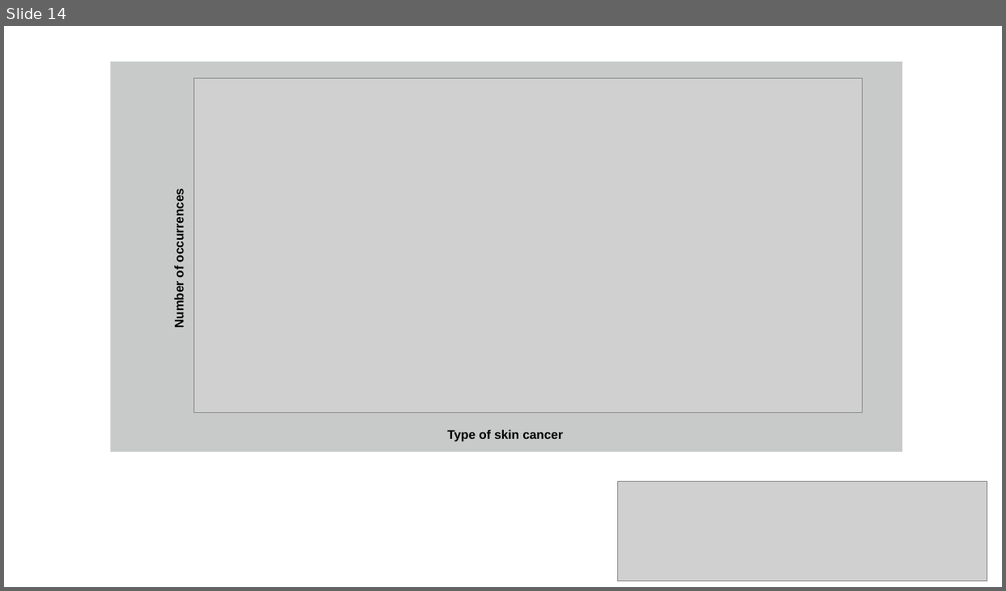
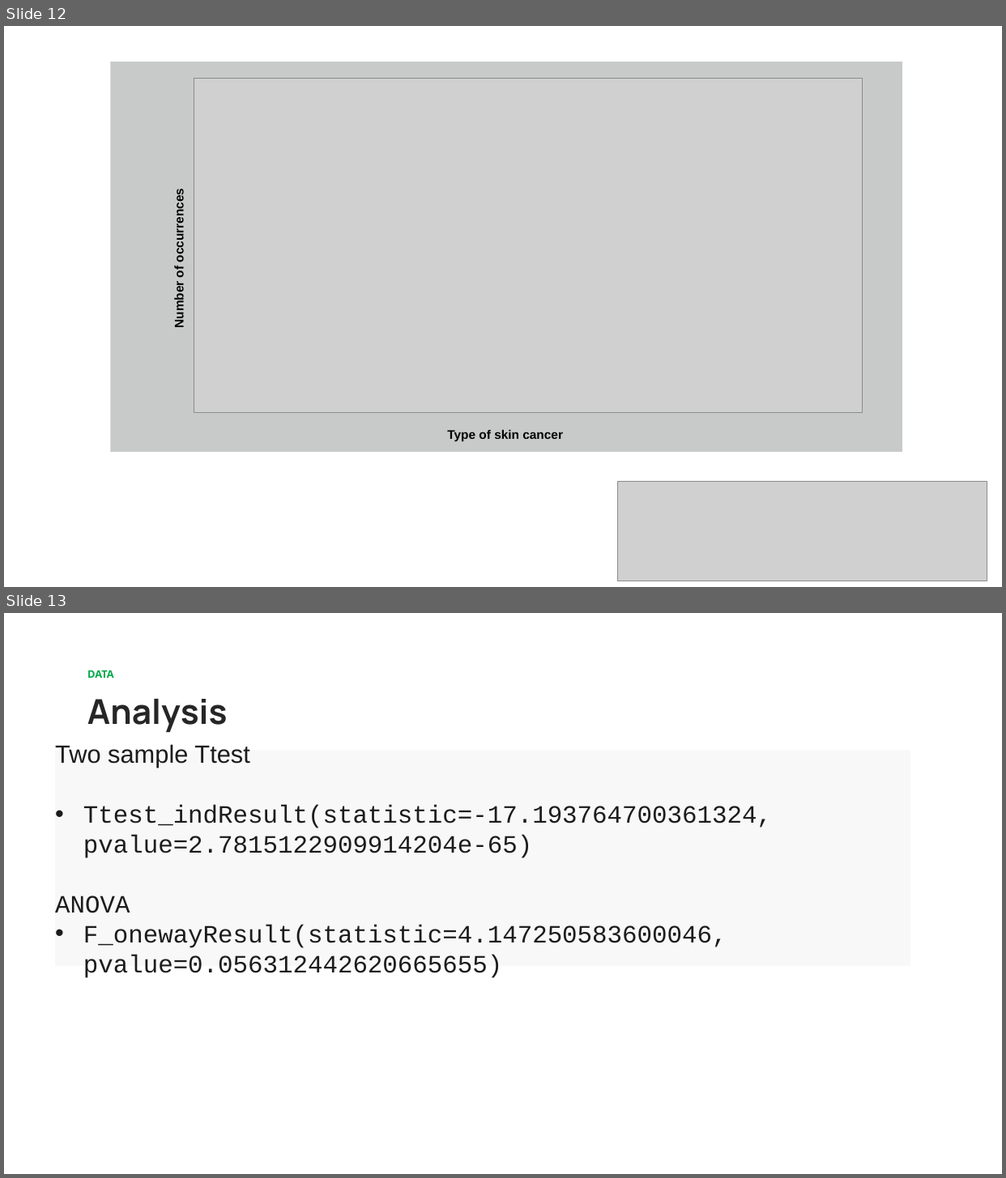
Before and after one commit to Mcusac/Project-1, a slide deck: Skin Cancer Final .pptx. Shown one above the other, each under a label of ours: slide 14 before the commit, slides 12 and 13 after it. The pictures are 1006x591 and 1006x1178 pixels, drawn with LibreOffice and Linux fonts; fonts in the diff are those of the drawing; grey boxes stand for pictures. Boxes give left, top, right and bottom in pixels: in the first picture for what was removed or moved away, otherwise in the second. Text is boxed around its words. In the diff, an @@ line names an element or a change of style, - is before the commit and + after.

```diff
--- a/Skin Cancer Final .pptx
+++ b/Skin Cancer Final .pptx
@@ slide 13 added at bbox=[4, 613, 1002, 1174], background #FFFFFF @@
@@ text added at bbox=[87, 670, 114, 678], 20 pt, text #00A848, bold @@
+DATA
@@ text added at bbox=[87, 699, 227, 732], 66 pt, text #262626, bold @@
+Analysis
@@ rectangle added at bbox=[55, 751, 911, 966], fill #F8F8F8, 48 pt, text #1D1C1D @@
+Two sample Ttest
+                • Ttest_indResult(statistic=-17.193764700361324, pvalue=2.7815122909914204e-65)
+                ANOVA
+• F_onewayResult(statistic=4.147250583600046, pvalue=0.056312442620665655)
@@ what was slide 14 is now slide 12 @@
```
Also in this commit, not shown: 3 slides changed, 1 other slide added, 3 slides removed.
